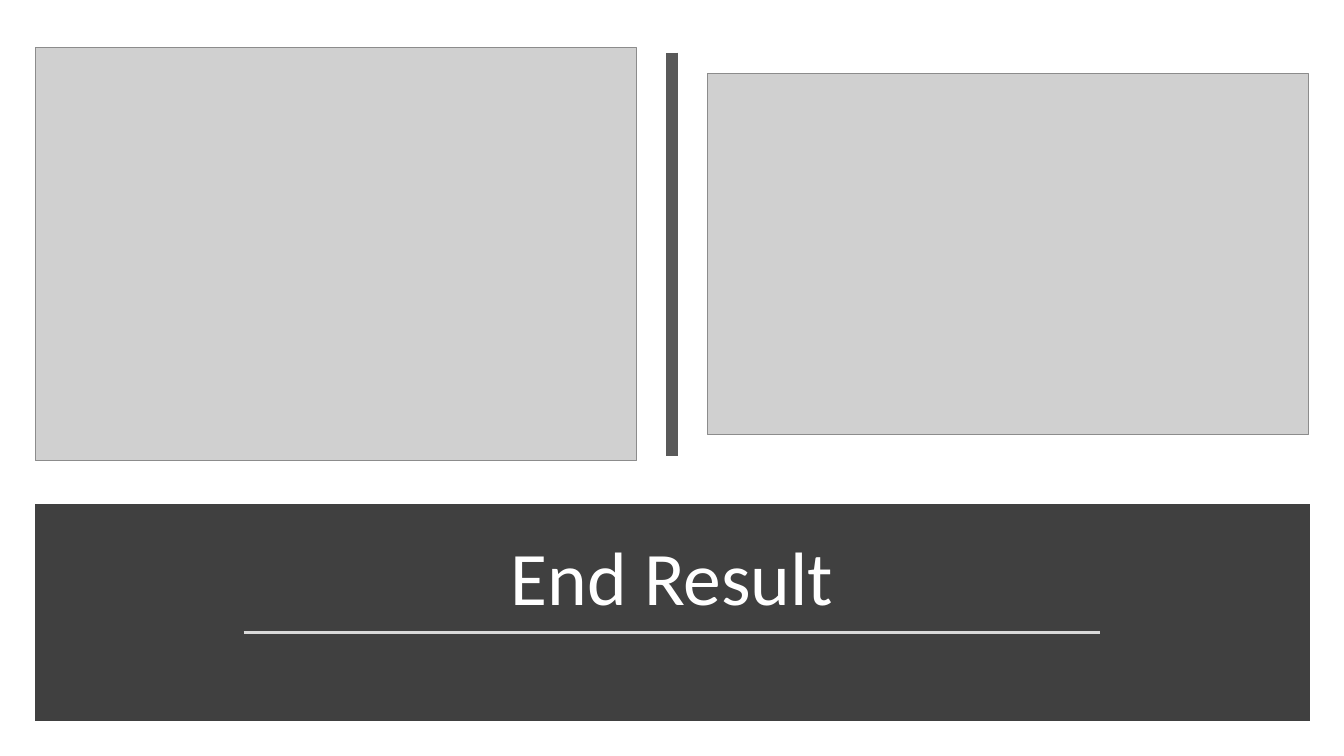
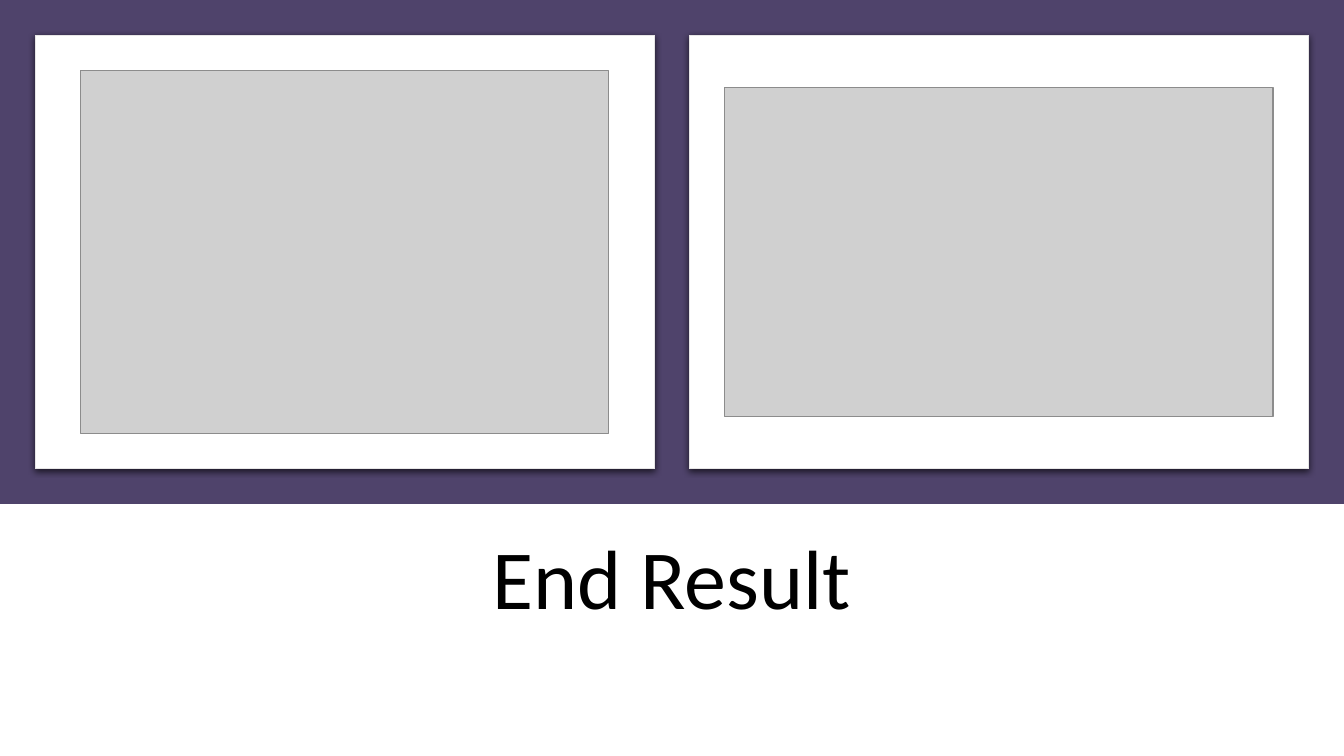
Before and after one commit to shravan-kuchkula/TermProject, a slide deck: slide 7 of MongoDB-TermProject.pptx. Drawn at 1344x756 pixels with LibreOffice and Linux fonts; fonts in the diff are those of the drawing; grey boxes stand for pictures. Boxes give left, top, right and bottom in pixels: in the first picture for what was removed or moved away, otherwise in the second. Text is boxed around its words. In the diff, an @@ line names an element or a change of style, - is before the commit and + after.

```diff
--- a/MongoDB-TermProject.pptx
+++ b/MongoDB-TermProject.pptx
@@ rectangle added at [0,0,1344,504], fill #4F436B @@
@@ rounded rectangle added at [35,35,654,469], fill #FFFFFF, outline #E7E6E6 0.75 pt @@
@@ line removed from (673, 52) to (673, 456) @@
@@ rounded rectangle added at [690,35,1309,469], fill #FFFFFF, outline #E7E6E6 0.75 pt @@
@@ picture: place and size @@
-picture at [35,47,637,461]
+picture at [81,71,609,434]
@@ picture: place and size @@
-picture at [708,74,1310,435]
+picture at [725,88,1273,416]
@@ rectangle removed at [41,511,1303,715] @@
@@ title "End Result": place and size @@
-title "End Result" at [511,552,833,606]
+title "End Result" at [493,550,851,610]
@@ title "End Result" at [493,550,851,610]: size 54 to 60 pt, text colour #FFFFFF to #000000 @@
@@ line removed from (244, 633) to (1101, 633) @@
```
Also in this commit, not shown: 6 other slides changed, 8 slides added, 4 slides removed.
